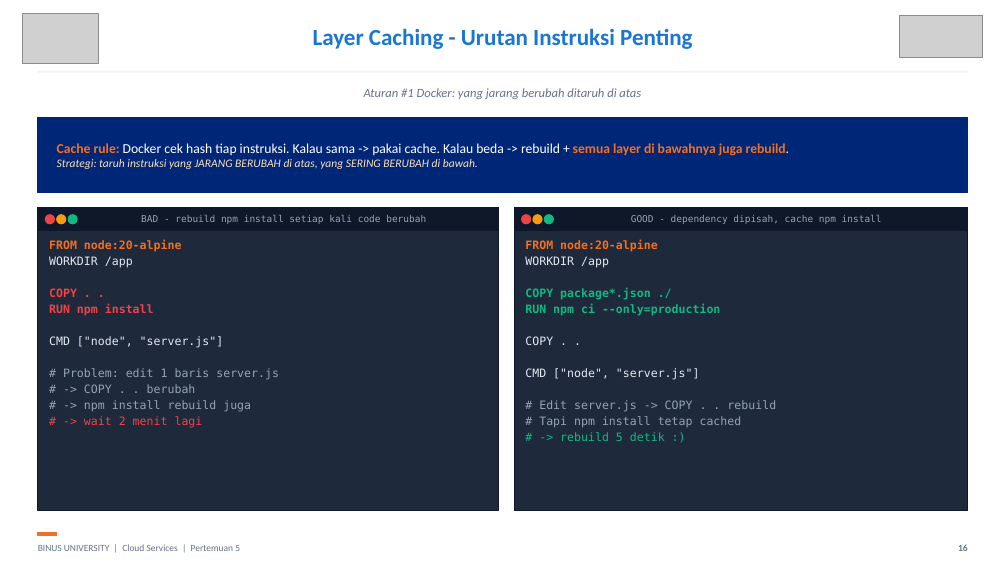
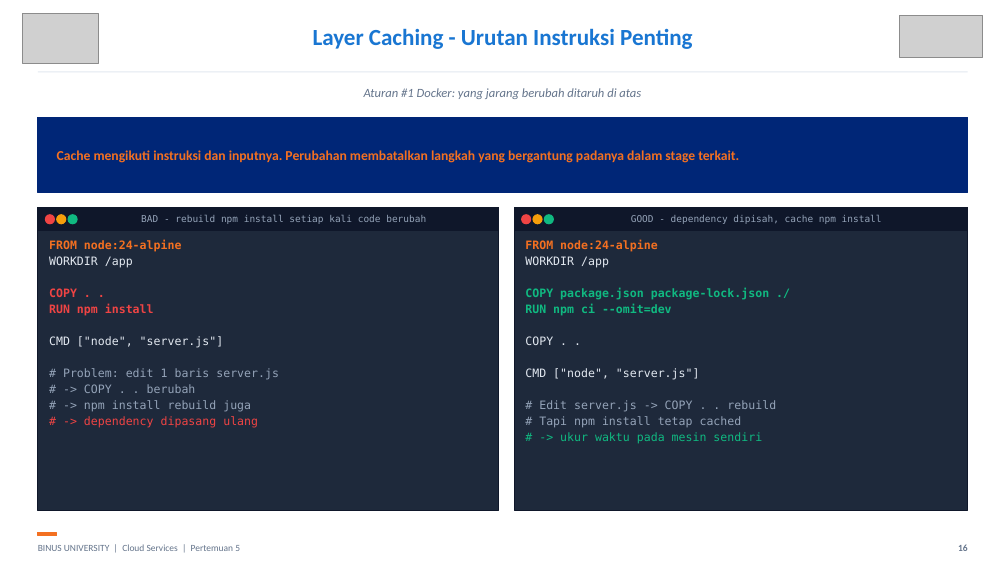
Before and after one commit to SeedFlora/meet5CloudService, a slide deck: slide 16 of slides/Teori_Pertemuan_05.pptx. Drawn at 1008x567 pixels with LibreOffice and Linux fonts; fonts in the diff are those of the drawing; grey boxes stand for pictures. Boxes give left, top, right and bottom in pixels: in the first picture for what was removed or moved away, otherwise in the second. Text is boxed around its words. In the diff, an @@ line names an element or a change of style, - is before the commit and + after.

Commit message:
Verify week 5 Docker theory against RPS and add tested Node examples

```diff
--- a/slides/Teori_Pertemuan_05.pptx
+++ b/slides/Teori_Pertemuan_05.pptx
@@ text at box(57, 150, 739, 163): text changed; text colour #FFE0B2 to #F37021; bold on @@
-Cache rule: Docker cek hash tiap instruksi. Kalau sama -> pakai cache. Kalau beda -> rebuild + semua layer di bawahnya juga rebuild.
-Strategi: taruh instruksi yang JARANG BERUBAH di atas, yang SERING BERUBAH di bawah.
+Cache mengikuti instruksi dan inputnya. Perubahan membatalkan langkah yang bergantung padanya dalam stage terkait.
@@ text at box(49, 240, 182, 252): text changed @@
-FROM node:20-alpine
+FROM node:24-alpine
@@ text at box(525, 240, 658, 252): text changed @@
-FROM node:20-alpine
+FROM node:24-alpine
@@ text at box(525, 288, 769, 316): text changed @@
-COPY package*.json ./
-RUN npm ci --only=production
+COPY package.json package-lock.json ./
+RUN npm ci --omit=dev
@@ text at box(84, 416, 258, 428): text changed @@
-# -> wait 2 menit lagi
+# -> dependency dipasang ulang
@@ text at box(560, 432, 762, 444): text changed @@
-# -> rebuild 5 detik :)
+# -> ukur waktu pada mesin sendiri
```
Also in this commit, not shown: 24 other slides changed, 4 slides added, 1 slide removed, 10 other files.
